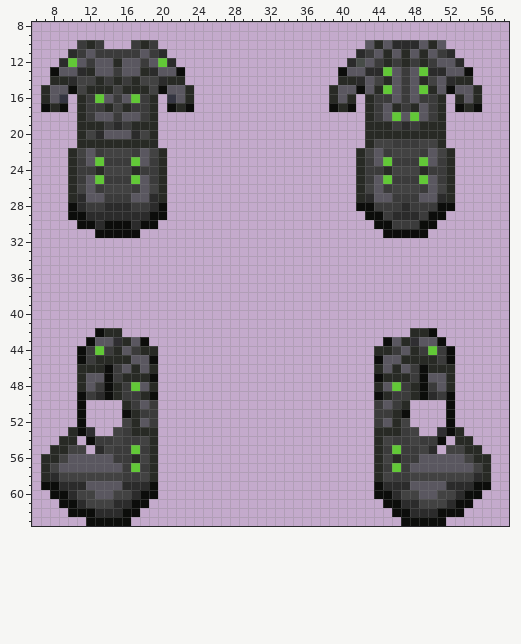
Pixel-art sprite: Resources/Textures/Clothing/OuterClothing/Suits/spaceninja.rsi/equipped-OUTERCLOTHING-lamia.png. Above is the file before it was changed.
The file is 64x64 pixels. Colours within 5 levels of each other are drawn and written as one. Shown: x 6..58, y 8..63.
The same view after the edit:
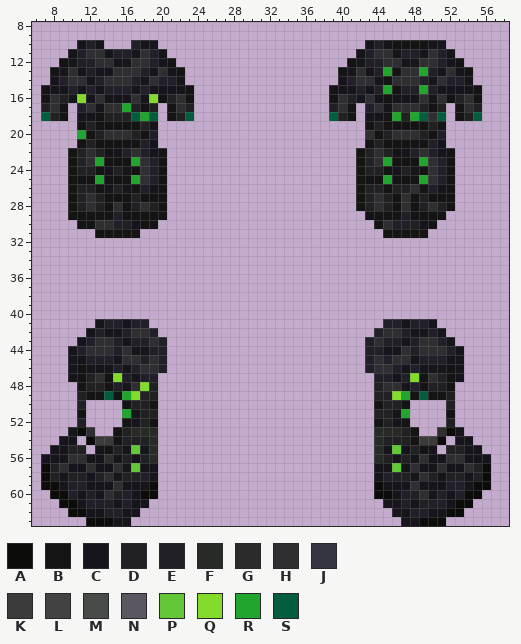
Palette (. is transparent): A #0c0d0b  B #151414  C #16151c  D #212022  E #211f28  F #282a25  G #2b2b2b  H #2f2e31  J #343541  K #3b3b3b  L #424242  M #474c48  N #5a5760  P #62c837  Q #83db2b  R #21a52e  S #045d3f
The exact change:
Changed rows in their new state; - is an unchanged pixel.
first column x 7:
10 ----CEC---ECC-----------------------CECBBBBCC----
11 ---CEHHCEECHEC---------------------CEHHCEECHEC---
12 --BCEEHHCCHHECB-------------------BCEEHHCCHHECB--
13 -BCHCECCHHHECHCB-----------------BCHCERBHHRECHCB-
14 -CEHHCEHHHECHEEC-----------------CEHHCBHHHECHEEC-
15 BCCECECEEECECCCCB---------------BCCECERBEERECCCCB
16 BHDCQCHCCCHCQBDHB---------------BHDCHCBCCCHCHBDHB
17 DHB-EHCHHRDBD-BHD---------------DHB-EHCHHHDBD-BHD
18 SDB-CCBDDDSRS-BDS---------------SDB-CCBRDRSHS-BDS
19 ----BDBBBBBDB-----------------------BDBBBBBDB----
20 ----RBDHHHDBE-----------------------HBDHHHDBE----
21 ----BDBBBBBEC-----------------------BDBBBBBEC----
22 ---BDHDBCEHECB---------------------BDHDBCEHECB---
23 ---BDHRBBBRHEB---------------------BDHRBBBRHEB---
24 ---BDDBCDCBHEB---------------------BDDBCDCBHEB---
25 ---BBBRBBBRHEB---------------------BBBRBBBRHEB---
26 ---BDDBCDCBECB---------------------BDDBDDHBECB---
27 ---BDHDBBBDBBB---------------------BDHDBHBDBBB---
28 ---BDHDBHBDHDB---------------------BDHDBHBDHDB---
29 ---BBBBBEBBBBB----------------------BBBBEBBBB----
30 ----BBHHEDCBB------------------------BHEEDCB-----
31 ------BBBBB---------------------------BBBBB------
first column x 7:
41 ------CEECEE--------------------------EECEEC------
42 -----CECCEHHE------------------------EHHECCEC-----
43 ----CEHHECEEHE----------------------EHEECEHHEC----
44 ---CEHHHEHCCEE----------------------EECCHEHHHEC---
45 ---CCEEECHHEHE----------------------EHEHHCEEECC---
46 ---CBCCCECEHHE----------------------EHHECECCCBC---
47 ---CBDHBQECEE------------------------EECEQBHDBC---
48 ----BDDBECHQD------------------------DHHCEBDDB----
49 ----DBBSBRQDD------------------------DDQRBSBBD----
50 ----D----BDDB------------------------BDDB----D----
51 ----B----RCDD------------------------DDCR----B----
52 ----D----BCDB------------------------BDCB----D----
53 ---C----BD------------------------------DB----C---
54 --CC----BDDD--------------------------DDDB----CC--
55 -CCDD-CBDC-C--------------------------C-CDBC-DDCC-
56 CCCHHCCHCDCD--------------------------DCDCHCCHHCCC
57 ADHCCHCCHC-CC------------------------CC-CHCCHCCHDA
58 ADCDDCDHCDDEC------------------------CEDDCHDCDDCDA
59 --CEECCCHCCC--------------------------CCCHCCCEEC--
60 ---ECDCHDEC----------------------------CEDHCDCE---
61 ----CEEDCECC--------------------------CCECDEEC----
62 -----CCEECC----------------------------CCEECC-----
63 --------CC------------------------------CC--------
Pixel boxes of the changes (left, top, right, bottom) in both pictures:
changed: (41, 40, 194, 238)
changed: (329, 40, 482, 238)
changed: (41, 319, 167, 526)
changed: (365, 319, 491, 526)
